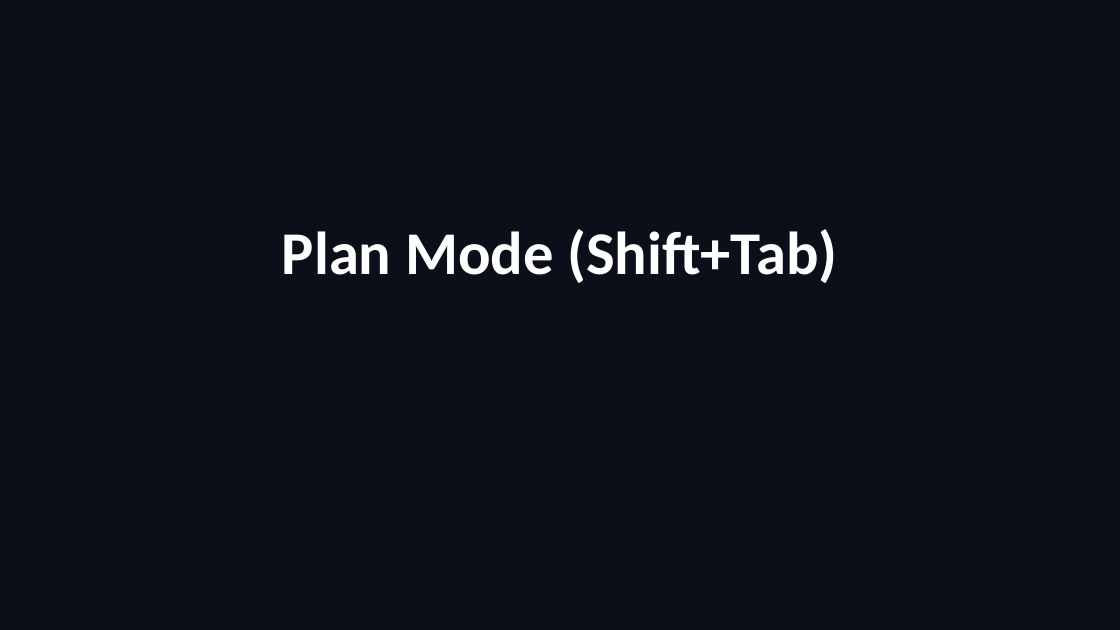
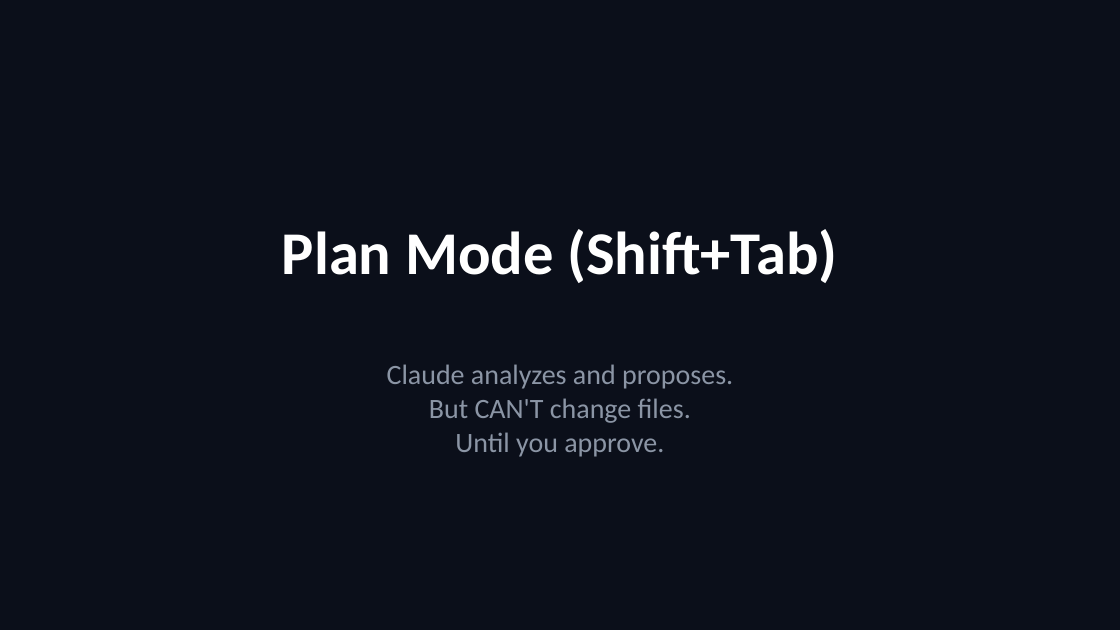
Before and after one commit to scottrhay/AIA-ClaudeCopilot, a slide deck: slide 65 of slides/Day2_Claude_Code_Fundamentals.pptx (slide 62 before the commit). Drawn at 1120x630 pixels with LibreOffice and Linux fonts; fonts in the diff are those of the drawing. Boxes give left, top, right and bottom in pixels: in the first picture for what was removed or moved away, otherwise in the second. Text is boxed around its words. In the diff, an @@ line names an element or a change of style, - is before the commit and + after.

Commit message:
fix: regenerate Day 2 — fix code wrap, section dividers, empty slides
Root cause: code handler had word_wrap=False causing wrap=none in XML,
making all code text extend off-screen. Fixed to word_wrap=True.
Section dividers now show subtitles. All 117 slides populated.

```diff
--- a/slides/Day2_Claude_Code_Fundamentals.pptx
+++ b/slides/Day2_Claude_Code_Fundamentals.pptx
@@ text added at <box>387,364,733,457</box>, 24 pt, text #8B95A5 @@
+Claude analyzes and proposes.
+But CAN'T change files.
+Until you approve.
```
Also in this commit, not shown: 34 other slides changed, 51 slides added, 48 slides removed.
